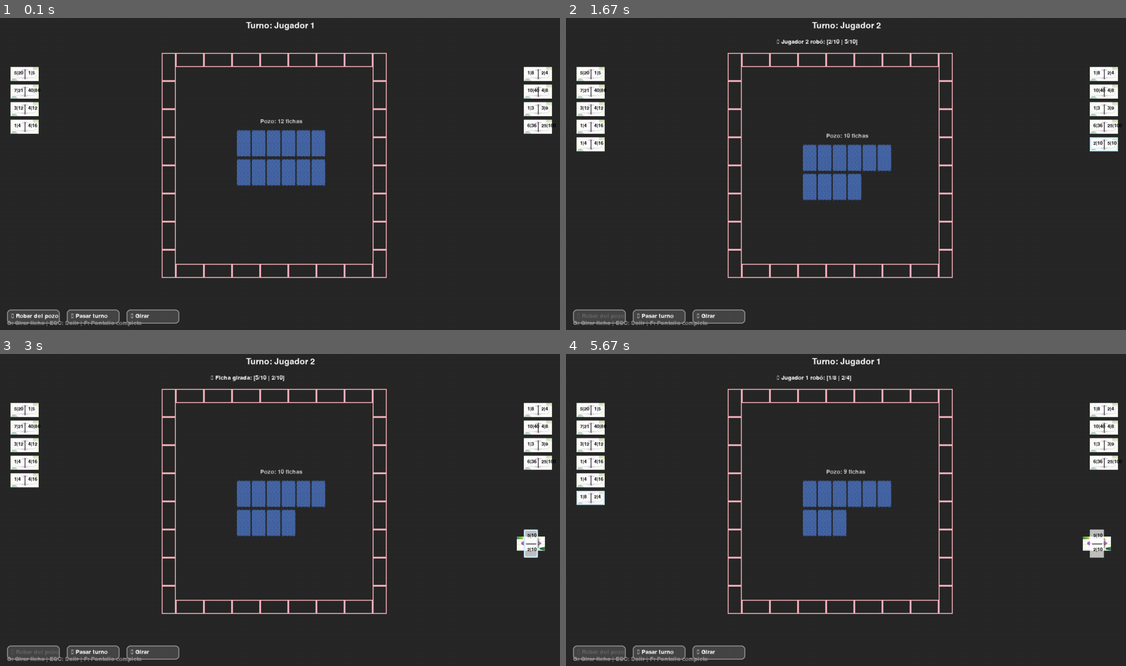
Above: before the commit, frames 1-4 (two rows, left to right).
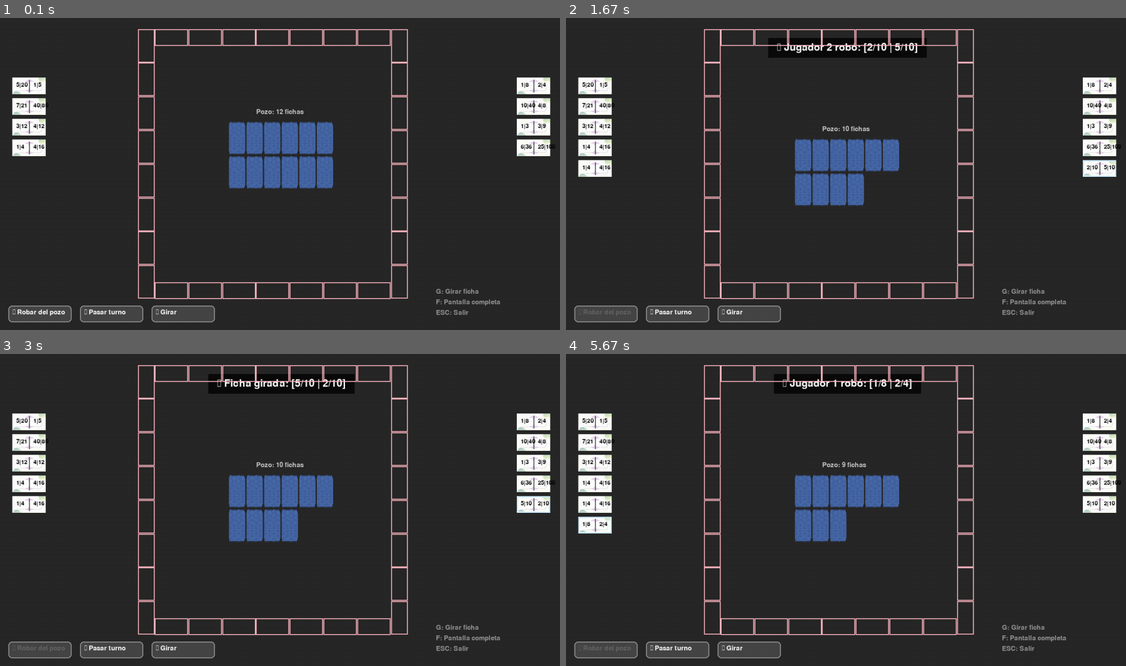
Above: after the commit, the same moments.

Repository: ernelopez/domino4
Game: pygame game, started from pygame_app.py
The game is run twice, just before and just after one commit, with the same random seed, the same clock (stepped at 60 frames per second) and the same inputs.
Inputs (mouse positions are in pixels of both pictures, inside the frame that each line leads up to):
- Up to frame 1 (0.1 s): no input
- Up to frame 2 (1.67 s): click "7|21" at 0.38 s; press the mouse at (605, 314) at 0.7 s; move the mouse to (661, 211) at 0.8 s; release the mouse at (711, 108) at 0.93 s; press the mouse at (678, 314) at 1.03 s; move the mouse to (711, 273) at 1.13 s; release the mouse at (739, 233) at 1.27 s; press the mouse at (605, 314) at 1.37 s; move the mouse to (700, 267) at 1.47 s; release the mouse at (795, 223) at 1.6 s
- Up to frame 3 (3 s): click "🔄 Girar" at 1.72 s; click (257, 432) at 2.05 s; press the mouse at (184, 650) at 2.87 s; move the mouse to (156, 628) at 2.97 s
- Up to frame 4 (5.67 s): release the mouse at (700, 606) at 3.1 s; press the mouse at (678, 650) at 3.2 s; move the mouse to (661, 634) at 3.3 s; release the mouse at (650, 619) at 3.43 s; press the mouse at (594, 503) at 4.03 s; move the mouse to (756, 528) at 4.13 s; release the mouse at (913, 553) at 4.27 s; click "📥 Robar del pozo" at 5.38 s

The runs differ from the first frame. In frame 1, 11% of the frame differs, in the area x 1-100%, y 1-99%; in frame 2, 12%; in frame 3, 12%; in frame 4, 13%.

Commit message:
pantalla completa y gráficos

Diff:
--- a/pygame_app.py
+++ b/pygame_app.py
@@ -78,6 +78,10 @@
         self.mensaje = ""
         self.tiempo_mensaje = 0
 
+        self.mensaje = ""
+        self.tiempo_mensaje = 0
+        self.mensaje_color = (255, 255, 255)
+
         # Posiciones de las fichas en la mano
         self.posiciones_fichas = {
             "jugador1": [],
@@ -90,8 +94,8 @@
 
     def recalcular_tamanos(self):
         """Recalcula todos los tamaños según la resolución actual"""
-        BASE_ANCHO = 1400
-        BASE_ALTO = 900
+        BASE_ANCHO = 1200
+        BASE_ALTO = 750
 
         self.escala_x = self.ancho_pantalla / BASE_ANCHO
         self.escala_y = self.alto_pantalla / BASE_ALTO
@@ -612,6 +616,44 @@
             return True
 
         return False
+
+    def dibujar_mensajes(self):
+        """Dibuja los mensajes en el centro del tablero"""
+        if not self.mensaje:
+            return
+
+        # Posición centrada
+        centro_x = self.ancho_pantalla // 2
+        centro_y = int(80 * self.escala)
+
+        # Fondo semitransparente
+        texto = self.fuente_grande.render(self.mensaje, True, (255, 255, 255))
+        ancho_texto = texto.get_width()
+        alto_texto = texto.get_height()
+
+        # Fondo
+        s = pygame.Surface((ancho_texto + 40, alto_texto + 20), pygame.SRCALPHA)
+        s.fill((0, 0, 0, 180))
+        self.pantalla.blit(s, (centro_x - ancho_texto//2 - 20, centro_y - alto_texto//2 - 10))
+
+        # Texto
+        self.pantalla.blit(texto, (centro_x - ancho_texto//2, centro_y - alto_texto//2))
+
+    def dibujar_ayuda(self):
+        """Dibuja las instrucciones en la esquina inferior derecha"""
+        x = self.ancho_pantalla - int(300 * self.escala)
+        y = self.alto_pantalla - int(100 * self.escala)
+
+        lineas = [
+            "G: Girar ficha",
+            "F: Pantalla completa",
+            "ESC: Salir"
+        ]
+
+        for i, linea in enumerate(lineas):
+            texto = self.fuente.render(linea, True, (150, 150, 150))
+            self.pantalla.blit(texto, (x, y + i * int(25 * self.escala)))
+
 
     def ejecutar(self):
         """Bucle principal del juego"""
@@ -749,15 +791,8 @@
             # Dibujar
             self.pantalla.fill(COLOR_FONDO)
 
-            texto_turno = self.fuente_grande.render(
-                f"Turno: {self.partida.jugador_actual().nombre}" if not self.partida.terminada else "PARTIDA TERMINADA",
-                True, (255, 255, 255)
-            )
-            self.pantalla.blit(texto_turno, (self.ancho_pantalla//2 - int(100 * self.escala), int(20 * self.escala)))
-
-            if self.mensaje:
-                texto_msg = self.fuente.render(self.mensaje, True, (255, 255, 255))
-                self.pantalla.blit(texto_msg, (self.ancho_pantalla//2 - int(200 * self.escala), int(70 * self.escala)))
+            # Mensajes (turno y jugadas) dentro del tablero
+            self.dibujar_mensajes()
 
             self.dibujar_pozo()
             self.dibujar_tablero()
@@ -782,8 +817,7 @@
             for boton in self.botones:
                 boton.dibujar(self.pantalla, self.fuente)
 
-            texto_ayuda = self.fuente.render("G: Girar ficha | ESC: Salir | F: Pantalla completa", True, (150, 150, 150))
-            self.pantalla.blit(texto_ayuda, (int(20 * self.escala), self.alto_pantalla - int(30 * self.escala)))
+            self.dibujar_ayuda()
 
             pygame.display.flip()
             self.clock.tick(60)
